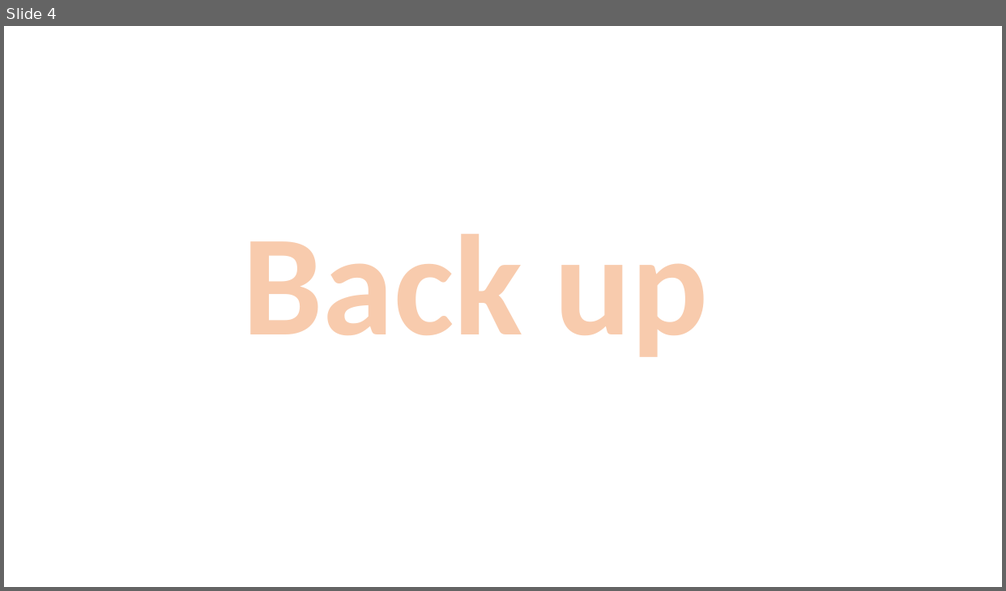
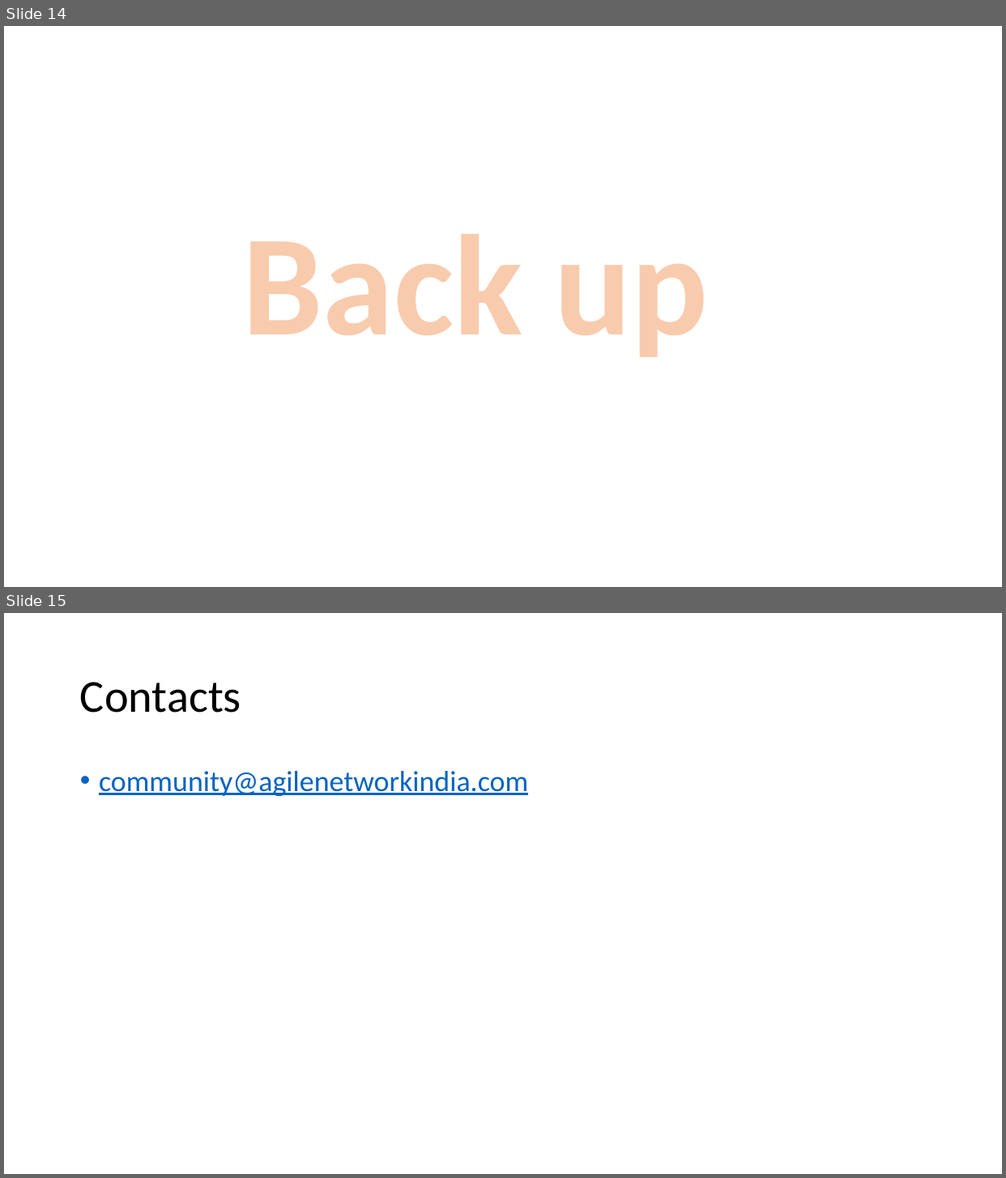
Before and after one commit to share2learnwidmanish/share2learnwidmanish, a slide deck: AgileNetwork_Presentation_2026.pptx. Shown one above the other, each under a label of ours: slide 4 before the commit, slides 14 and 15 after it. The pictures are 1006x591 and 1006x1178 pixels, drawn with LibreOffice and Linux fonts; fonts in the diff are those of the drawing. Boxes give left, top, right and bottom in pixels: in the first picture for what was removed or moved away, otherwise in the second. Text is boxed around its words. In the diff, an @@ line names an element or a change of style, - is before the commit and + after.

```diff
--- a/AgileNetwork_Presentation_2026.pptx
+++ b/AgileNetwork_Presentation_2026.pptx
@@ slide 15 added at box(4, 613, 1002, 1174), background #FFFFFF @@
@@ title added at box(80, 682, 241, 713), 44 pt, text #000000 @@
+Contacts
@@ text added at box(99, 771, 528, 796), 28 pt, text #0563C1, underline @@
+• community@agilenetworkindia.com
@@ what was slide 4 is now slide 14 @@
```
Also in this commit, not shown: 4 slides changed, 7 other slides added.
